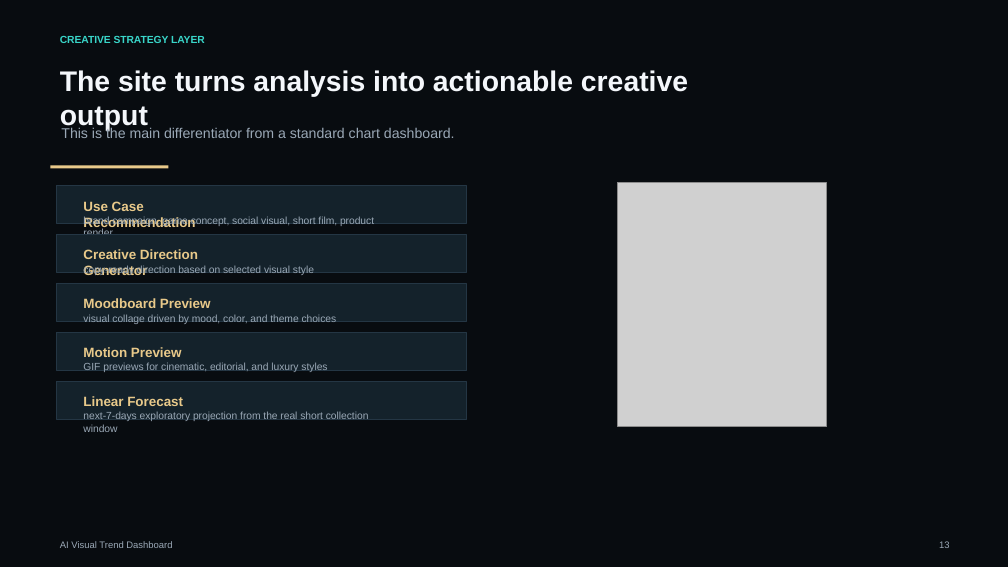
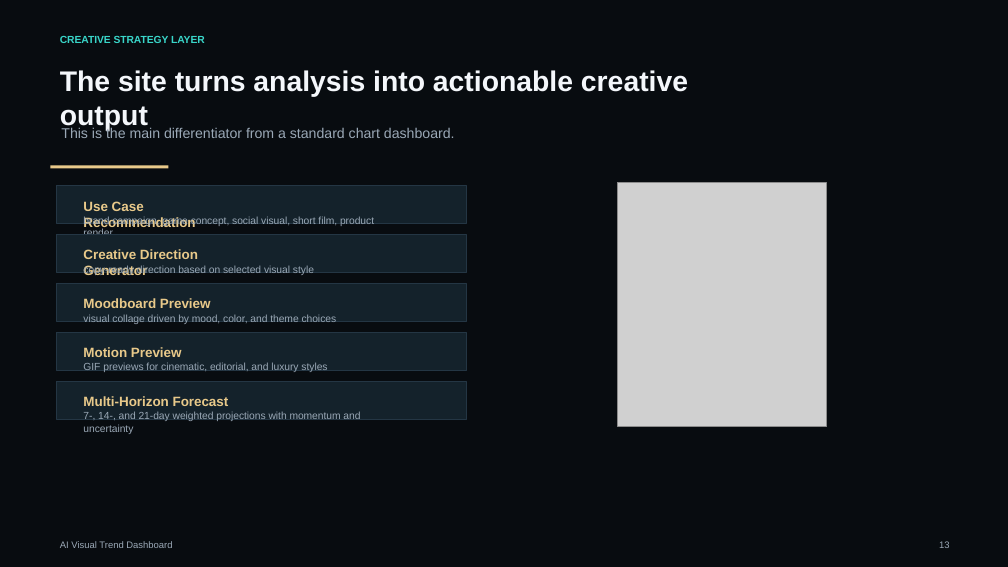
Before and after one commit to hedan-skku/ai-visual-trend-dashboard, a slide deck: slide 13 of AI_Visual_Trend_Dashboard_Presentation.pptx. Drawn at 1008x567 pixels with LibreOffice and Linux fonts; fonts in the diff are those of the drawing; grey boxes stand for pictures. Boxes give left, top, right and bottom in pixels: in the first picture for what was removed or moved away, otherwise in the second. Text is boxed around its words. In the diff, an @@ line names an element or a change of style, - is before the commit and + after.

Commit message:
Add multi-horizon visual trend forecasts

```diff
--- a/AI_Visual_Trend_Dashboard_Presentation.pptx
+++ b/AI_Visual_Trend_Dashboard_Presentation.pptx
@@ text at [83,396,229,406]: text changed @@
-Linear Forecast
+Multi-Horizon Forecast
@@ text at [83,412,360,421]: text changed @@
-next-7-days exploratory projection from the real short collection window
+7-, 14-, and 21-day weighted projections with momentum and uncertainty
```
Also in this commit, not shown: 5 other files.
